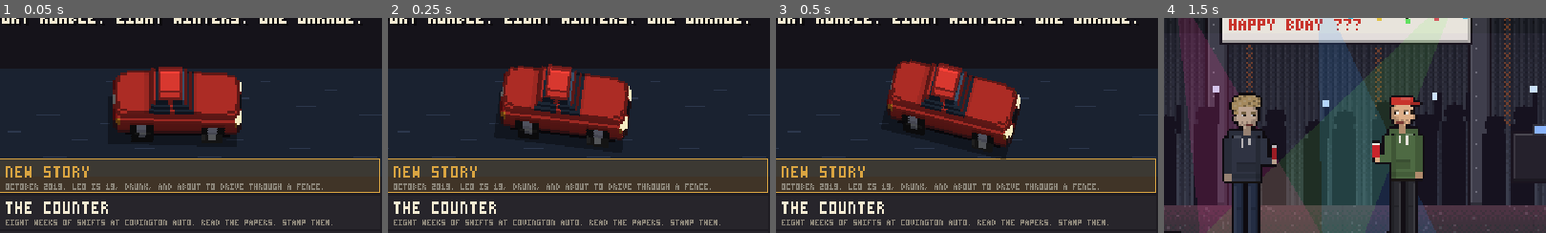
Above: before the commit, frames 1-4 (left to right).
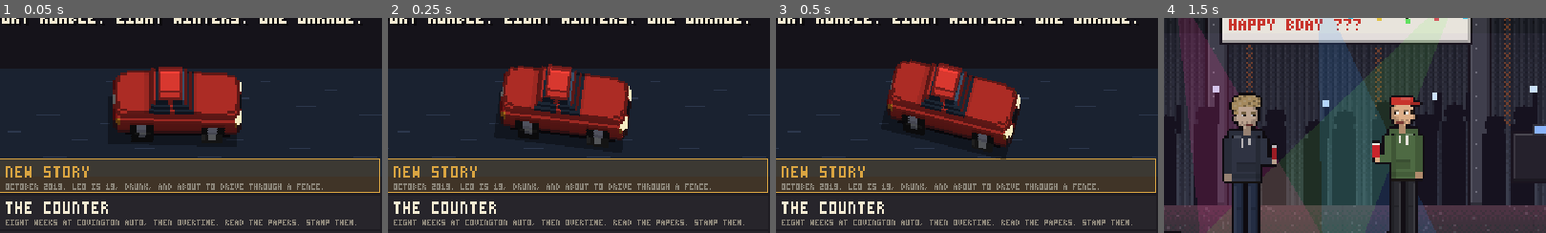
Above: after the commit, the same moments.

Repository: RileyPoirier23/Reckless-Rumble
Game: Godot game, scene res://title.tscn
Two runs of this game, one before a commit and one after it. Both use one fixed random seed, a clock stepped at 60 frames per second and the inputs below.
Inputs (mouse positions are % of the whole screen's width and height, from its top left):
- Up to frame 1 (0.05 s): no input
- Up to frame 2 (0.25 s): no input
- Up to frame 3 (0.5 s): no input
- Up to frame 4 (1.5 s): tap Enter (ui_accept) at 0.5, 0.77 s; move the mouse to (72, 45) at 0.52 s; hold C (blink_right) 0.53-1.25 s; tap G (gearbox) at 0.6 s; click (72, 45) at 0.67 s; drag from (30, 55) to (45, 70) at 1.27 s
The pictures show only the part of the screen within x 27-77%, y 19-69%; the shares and areas given below are measured in that part.

The runs differ from the first frame. In frame 1, 0.8% of the frame differs, in the area x 16-94%, y 93-97%; in frame 2, 0.8%; in frame 3, 0.8%; in frame 4, nothing differs.

Commit message:
DriveBoss: the Large Stop, and Tim Burtons everywhere
The truck stop at the Salisbury exit had a real chain's name; it's the
Large Stop now. The parts blurbs and the story's texts said Tim's and
timbits; they say Tim Burtons and Burton Bits, like the counter. The
title says the counter runs eight weeks, then overtime.

Co-Authored-By: Claude Opus 5.5 <noreply@anthropic.com>
Claude-Session: https://claude.ai/code/session_01LpRxdj6yhSD7VwojyLvBc9

Diff:
--- a/game/data/parts.gd
+++ b/game/data/parts.gd
@@ -45,7 +45,7 @@
 	# ---------------------------------------------------------------- ECU
 	"ecu_cobbled": ["ecu", "COBBLED ACCESSPORT TUNE", 750, 2, { "torque": 1.06, "redline": 200 }, "PLUG IT INTO THE OBD PORT. FEEL SMARTER THAN YOU ARE."],
 	"ecu_apexii": ["ecu", "APEXII POWER FC STANDALONE", 1590, 4, { "torque": 1.09, "redline": 400 }, "A WHOLE NEW BRAIN FOR THE CAR. THE CAR DIDN'T ASK."],
-	"ecu_laptop": ["ecu", "TOBY'S COUSIN'S LAPTOP TUNE", 150, 0, { "torque": 1.11, "redline": 500, "wear": 2.5 }, "HE DID IT IN THE TIM'S LOT. THE LAPTOP HAD STICKERS. WHAT COULD GO WRONG."],
+	"ecu_laptop": ["ecu", "TOBY'S COUSIN'S LAPTOP TUNE", 150, 0, { "torque": 1.11, "redline": 500, "wear": 2.5 }, "HE DID IT IN THE TIM BURTONS LOT. THE LAPTOP HAD STICKERS. WHAT COULD GO WRONG."],
 	# ---------------------------------------------------------------- forced induction
 	"ind_garrette": ["induction", "GARRETTE GT28 TURBO KIT", 3990, 6, { "torque": 1.38, "turbo": { "spool_rpm": 3300, "lag": 0.5, "no_boost": 0.72 } }, "FREE POWER. EXCEPT THE $3,990. AND THE LAG. AND YOUR MARRIAGE."],
 	"ind_greddy": ["induction", "GREDDDY T518Z KIT", 5290, 7, { "torque": 1.55, "turbo": { "spool_rpm": 3900, "lag": 0.7, "no_boost": 0.65 } }, "BIGGER TURBO, BIGGER NUMBERS, BIGGER PAUSE BEFORE THE NUMBERS."],
@@ -72,7 +72,7 @@
 	"susp_springs": ["suspension", "EIBACHH LOWERING SPRINGS", 390, 2, { "cg": -0.03, "grip": 1.02, "drop": 0.5 }, "THIRTY MILLIMETRES CLOSER TO THE ROAD AND TO GOD."],
 	"susp_coilover": ["suspension", "TEENZ FLEX Z COILOVERS", 1290, 4, { "cg": -0.05, "grip": 1.05, "drop": 0.7 }, "ADJUSTABLE. YOU WON'T ADJUST THEM. NOBODY DOES."],
 	"susp_race": ["suspension", "BC RACING-ISH BR COILOVERS", 1690, 5, { "cg": -0.06, "grip": 1.07, "drop": 0.85 }, "STIFF ENOUGH TO READ A COIN. HEADS."],
-	"susp_air": ["suspension", "AIR RIDE (SLAMMED)", 3490, 6, { "cg": -0.07, "grip": 0.98, "drop": 1.0 }, "AIRED OUT AT THE TIM'S. DOESN'T CORNER. DOESN'T HAVE TO."],
+	"susp_air": ["suspension", "AIR RIDE (SLAMMED)", 3490, 6, { "cg": -0.07, "grip": 0.98, "drop": 1.0 }, "AIRED OUT AT THE TIM BURTONS. DOESN'T CORNER. DOESN'T HAVE TO."],
 	"susp_lift": ["suspension", "3-INCH LIFT KIT", 1190, 4, { "cg": 0.08, "grip": 0.96, "drop": -0.8 }, "FOR WHEN YOU NEED TO SEE OVER EVERYONE'S OPINIONS."],
 	"sway_rear": ["swaybar", "WHITELINEZ REAR SWAY BAR", 320, 2, { "rear_grip": -0.03, "grip": 1.01 }, "MORE ROTATION. THE BACK END WANTS TO BE THE FRONT END."],
 	"sway_front": ["swaybar", "FRONT + REAR SWAY BAR SET", 560, 3, { "grip": 1.03 }, "FLAT THROUGH THE CORNERS. LIKE THE MARITIMES."],
@@ -97,7 +97,7 @@
 	"aero_lip": ["aero", "FRONT SPLITTER", 390, 3, { "cl": 0.08, "cda": 0.01, "kit_lip": true }, "SCRAPES ON EVERY DRIVEWAY. WORTH IT. PROBABLY."],
 	"aero_ducktail": ["aero", "DUCKTAIL SPOILER", 450, 3, { "cl": 0.1, "cda": 0.01, "spoiler": "ducktail" }, "SUBTLE. SAYS 'I KNOW A GUY.'"],
 	"aero_wing": ["aero", "STREET WING", 690, 4, { "cl": 0.2, "cda": 0.03, "spoiler": "wing" }, "SAYS 'I HAVE A GUY.'"],
-	"aero_gt": ["aero", "GT WING + SPLITTER", 1890, 6, { "cl": 0.42, "cda": 0.07, "spoiler": "gt", "kit_lip": true }, "SAYS 'I AM THE GUY.' MORE GRIP ABOVE 100 KM/H. MORE LOOKS AT THE TIM'S."],
+	"aero_gt": ["aero", "GT WING + SPLITTER", 1890, 6, { "cl": 0.42, "cda": 0.07, "spoiler": "gt", "kit_lip": true }, "SAYS 'I AM THE GUY.' MORE GRIP ABOVE 100 KM/H. MORE LOOKS AT THE TIM BURTONS."],
 }
 
 ## Performance stages, the way the shop talks about them: 1 bolt-ons, 2 serious, 3 race, 4 all-in.
--- a/game/market/auction.gd
+++ b/game/market/auction.gd
@@ -16,7 +16,7 @@
 	{ "name": "TRUCKER HAT", "in": "(HE NODS.)", "out": "TRUCKER HAT FOLDS HIS ARMS.", "eager": 0.55, "top": [0.3, 1.05] },
 ]
 const WHY := ["SEIZED FROM A STREET RACER. HIS PARTS ARE STILL ON IT.", "NINETY DAYS IN THE IMPOUND. NOBODY CAME FOR IT.",
-	"LEFT AT THE BIG STOP WITH THE KEYS IN IT. THE OWNER WASN'T.", "REPO. THE BANK WANTS IT GONE. THE BANK DOESN'T CARE FOR HOW MUCH.",
+	"LEFT AT THE LARGE STOP WITH THE KEYS IN IT. THE OWNER WASN'T.", "REPO. THE BANK WANTS IT GONE. THE BANK DOESN'T CARE FOR HOW MUCH.",
 	"ESTATE. THE FAMILY JUST WANTS IT OUT OF THE DRIVEWAY.", "FOUND IN A FIELD IN HAVELOCK. RUNS. PROBABLY."]
 const CLASSES := ["jdm", "sports", "muscle", "pony", "hot_hatch", "euro", "coupe", "sedan", "pickup", "rally", "classic", "luxury"]
 
--- a/game/story/story_script.gd
+++ b/game/story/story_script.gd
@@ -108,10 +108,10 @@
 		["ARIES", "thats the mafia leo"],
 		["ARIES", "also we have no milk. and no car. and i have practice at 7 tomorrow"],
 		["*", "ANOTHER BUZZ. MIKEY."],
-		["MIKEY", "found u a car on MarketThing. $900. 'RUNS GREAT.' guy says meet at the Tims on Mountain Rd. bring cash. i put in $500 from my college fund (the jar)"],
+		["MIKEY", "found u a car on MarketThing. $900. 'RUNS GREAT.' guy says meet at the tim burtons on Mountain Rd. bring cash. i put in $500 from my college fund (the jar)"],
 		["LEO", "Mikey, that jar is for college."],
 		["MIKEY", "bro the jar is for emergencies. u are an emergency"],
-		["TOBY", "Heard you need a ride to the Tim's. Take the wrecker. Don't touch the boom. Don't touch the radio. Don't eat the timbits on the dash, they're evidence."],
+		["TOBY", "Heard you need a ride to the Tim Burtons. Take the wrecker. Don't touch the boom. Don't touch the radio. Don't eat the Burton Bits on the dash, they're evidence."],
 	]},
 	"runs_great": { "set": "tims", "cast": [["LEO", 124, 1, "stand"], ["DARRELL", 172, -1, "hips"]], "lines": [
 		["*", "TIM BURTONS, MOUNTAIN ROAD. A '91 NISSUN SILVIO UNDER THE ONLY LAMP THAT WORKS."],
@@ -157,7 +157,7 @@
 		["MIA", "Nothing's wrong with it. Something's wrong with its paperwork. That's your department now."],
 		["MIA", "Not a scratch on it, Leo. Every scratch comes off your forty-two hundred. In the wrong direction."],
 		["LEO", "Mia, I'm sorry about your car."],
-		["MIA", "...It was a good car. My dad built it. Don't make me cry in front of the Tim's."],
+		["MIA", "...It was a good car. My dad built it. Don't make me cry in front of the Tim Burtons."],
 	]},
 	"bay_three": { "set": "bay", "cast": [["LEO", 100, 1, "pockets"], ["GUS", 160, -1, "stand"]], "lines": [
 		["*", "BAY 3. THE CHARJER SITS UNDER A TARP. GUS IS NOT LOOKING AT IT VERY HARD."],
--- a/game/tests/jobs_tests.gd
+++ b/game/tests/jobs_tests.gd
@@ -116,7 +116,7 @@
 	check("four places to buy gas, paved and routable", st.size() >= 4 and st_bad.is_empty(), "%d, bad %s" % [st.size(), str(st_bad)])
 	var named := 0
 	for l in map.landmarks:
-		if String(l.name).begins_with("GAS BAR") or String(l.name).begins_with("ULTRAMARGE") or String(l.name) == "THE BIG STOP": named += 1
+		if String(l.name).begins_with("GAS BAR") or String(l.name).begins_with("ULTRAMARGE") or String(l.name) == "THE LARGE STOP": named += 1
 	check("the gas stations are on the GPS", named >= 4, "%d" % named)
 	check("the till rounds up to the dollar", FuelStop.bill(10.0, false) == 17 and FuelStop.bill(10.0, true) == 19, "%d, %d" % [FuelStop.bill(10.0, false), FuelStop.bill(10.0, true)])
 	# the meet
--- a/game/title.gd
+++ b/game/title.gd
@@ -14,7 +14,7 @@
 	if StoryState.has_save():
 		ITEMS.append(["CONTINUE THE STORY", "PICK UP WHERE LEO LEFT OFF.", "story:continue"])
 	ITEMS.append(["NEW STORY", "OCTOBER 2019. LEO IS 19, DRUNK, AND ABOUT TO DRIVE THROUGH A FENCE.", "story:new"])
-	ITEMS.append(["THE COUNTER", "EIGHT WEEKS OF SHIFTS AT COVINGTON AUTO. READ THE PAPERS. STAMP THEM.", "res://counter.tscn"])
+	ITEMS.append(["THE COUNTER", "EIGHT WEEKS AT COVINGTON AUTO, THEN OVERTIME. READ THE PAPERS. STAMP THEM.", "res://counter.tscn"])
 	ITEMS.append(["THE LOT", "FREE DRIVE: PORT RUMBLE TO SALISBURY AND HAVELOCK, WITH TRAFFIC.", "res://drive.tscn"])
 	ITEMS.append(["QUIT", "", ""])
 
--- a/game/world/fuel_stop.gd
+++ b/game/world/fuel_stop.gd
@@ -1,4 +1,4 @@
-## Gas: the pumps at the gas bars and the Big Stop, what a litre costs, and Toby with a jerry
+## Gas: the pumps at the gas bars and the Large Stop, what a litre costs, and Toby with a jerry
 ## can when you run dry. The car burns it (CarSim); this is where you buy it.
 class_name FuelStop
 extends Node
--- a/game/world/map_data.gd
+++ b/game/world/map_data.gd
@@ -276,18 +276,18 @@
 		lights.append({ "p": Vector2(x, 1008), "type": "runway", "seed": x })
 		lights.append({ "p": Vector2(x, 1036), "type": "runway", "seed": x + 1 })
 	landmarks.append({ "name": "AIRSTRIP 7", "p": Vector2(6640, 1022), "dest": true })
-	# the Big Stop at the Salisbury exit: diesel, fries, truckers
+	# the Large Stop at the Salisbury exit: diesel, fries, truckers
 	lots.append({ "r": Rect2(3510, 1960, 100, 70), "kind": "asphalt", "name": "", "lines": false })
-	buildings.append({ "r": Rect2(3560, 1966, 44, 22), "h": 7.0, "kind": "shop", "name": "THE BIG STOP", "zone": "" })
-	add_road("BIG STOP RD", "ramp", [Vector2(3480, 2050), Vector2(3530, 2000)], "")
+	buildings.append({ "r": Rect2(3560, 1966, 44, 22), "h": 7.0, "kind": "shop", "name": "THE LARGE STOP", "zone": "" })
+	add_road("LARGE STOP RD", "ramp", [Vector2(3480, 2050), Vector2(3530, 2000)], "")
 	for i in 3: lights.append({ "p": Vector2(3522 + i * 14, 2004), "type": "canopy", "seed": i })
-	landmarks.append({ "name": "THE BIG STOP", "p": Vector2(3540, 2010), "dest": true })
+	landmarks.append({ "name": "THE LARGE STOP", "p": Vector2(3540, 2010), "dest": true })
 	landmarks.append({ "name": "SALISBURY", "p": Vector2(3440, 2120), "dest": true })
 	# gas bars
 	_gas(Rect2(5640, 1210, 44, 34), "GAS BAR", "", "GAS BAR (NORTH END)")
 	_gas(Rect2(6420, 1420, 44, 30), "ULTRAMARGE", "dieppe", "ULTRAMARGE (DIEPPE)")
 	_gas(Rect2(3580, 2060, 40, 28), "GAS BAR", "salisbury", "GAS BAR (SALISBURY)")
-	# the Big Stop's diesel and regular islands, out front of the restaurant
+	# the Large Stop's diesel and regular islands, out front of the restaurant
 	buildings.append({ "r": Rect2(3534, 2012, 34, 3), "h": 1.0, "kind": "pumps", "name": "", "zone": "" })
 	# the Lutes Mountain towers: red lights you can see from everywhere
 	for i in 3:
Not shown, changed: game/README.md
